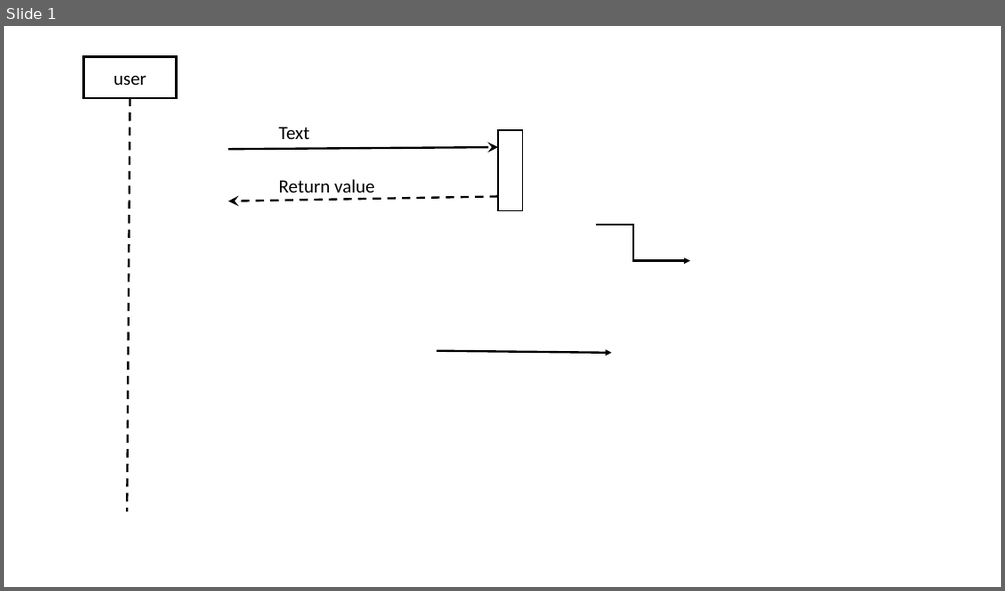
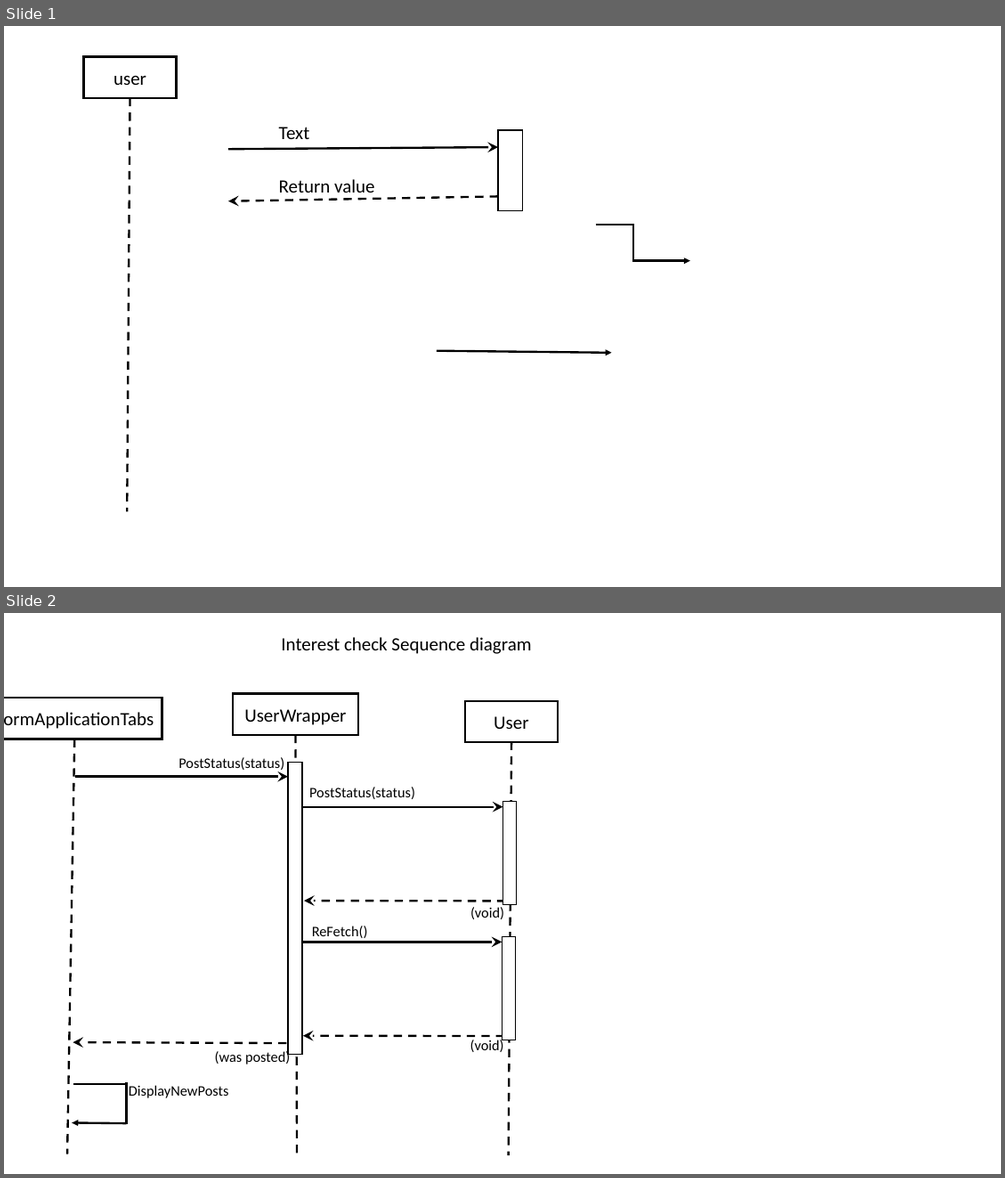
Before and after one commit to nihohit/Design-Pattern-HW, a slide deck: ex01/sequence diagrams.pptx. Shown one above the other, each under a label of ours: slide 1 before the commit, slides 1 and 2 after it. The pictures are 1005x591 and 1005x1178 pixels, drawn with LibreOffice and Linux fonts; fonts in the diff are those of the drawing. Boxes give left, top, right and bottom in pixels: in the first picture for what was removed or moved away, otherwise in the second. Text is boxed around its words. In the diff, an @@ line names an element or a change of style, - is before the commit and + after.

Commit message:
updated doc with builder pattern, diagrams for singleton pattern and description of async work.

```diff
--- a/ex01/sequence diagrams.pptx
+++ b/ex01/sequence diagrams.pptx
@@ slide 2 added at box(4, 613, 1001, 1174), background #FFFFFF @@
@@ text added at box(281, 637, 531, 654), 18 pt, text #000000 @@
+Interest check Sequence diagram
@@ rectangle added at box(4, 698, 162, 738), outline #000000 2 pt, 18 pt, text #000000 @@
+FormApplicationTabs
@@ rectangle added at box(233, 694, 358, 735), outline #000000 2 pt, 18 pt, text #000000 @@
+UserWrapper
@@ rectangle added at box(465, 701, 558, 742), outline #000000 2 pt, 18 pt, text #000000 @@
+User
@@ line added from (74, 738) to (67, 1153), #000000 2 pt dashed @@
@@ line added from (296, 735) to (297, 1155), #000000 2 pt dashed @@
@@ line added from (512, 742) to (509, 1155), #000000 2 pt dashed @@
@@ text added at box(178, 757, 284, 772), 14 pt, text #000000 @@
+PostStatus(status)
@@ group added at box(73, 762, 415, 1054): 2 arrows, 1 rectangle, 1 text @@
+PostStatus(status)
@@ arrow added from (302, 807) to (502, 807), #000000 2 pt @@
@@ rectangle added at box(502, 802, 517, 905), fill #FFFFFF, outline #000000 1 pt @@
@@ arrow added from (506, 900) to (304, 900), #000000 2 pt dashed @@
@@ text added at box(312, 925, 368, 938), 14 pt, text #000000 @@
+ReFetch()
@@ text added at box(470, 907, 504, 919), 14 pt, text #000000 @@
+(void)
@@ arrow added from (301, 942) to (502, 942), #000000 2 pt @@
@@ rectangle added at box(502, 937, 516, 1040), fill #FFFFFF, outline #000000 1 pt @@
@@ arrow added from (504, 1037) to (303, 1036), #000000 2 pt dashed @@
@@ text added at box(470, 1038, 504, 1052), 14 pt, text #000000 @@
+(void)
@@ text added at box(215, 1050, 290, 1064), 14 pt, text #000000 @@
+(was posted)
@@ line added from (127, 1084) to (73, 1084), #000000 2 pt @@
@@ line added from (127, 1124) to (127, 1083), #000000 2 pt @@
@@ text added at box(129, 1085, 229, 1098), 14 pt, text #000000 @@
+DisplayNewPosts
@@ arrow added from (127, 1123) to (72, 1123), #000000 2 pt @@
```
Also in this commit, not shown: 1 other slide added, 2 slides removed, 6 other files.
